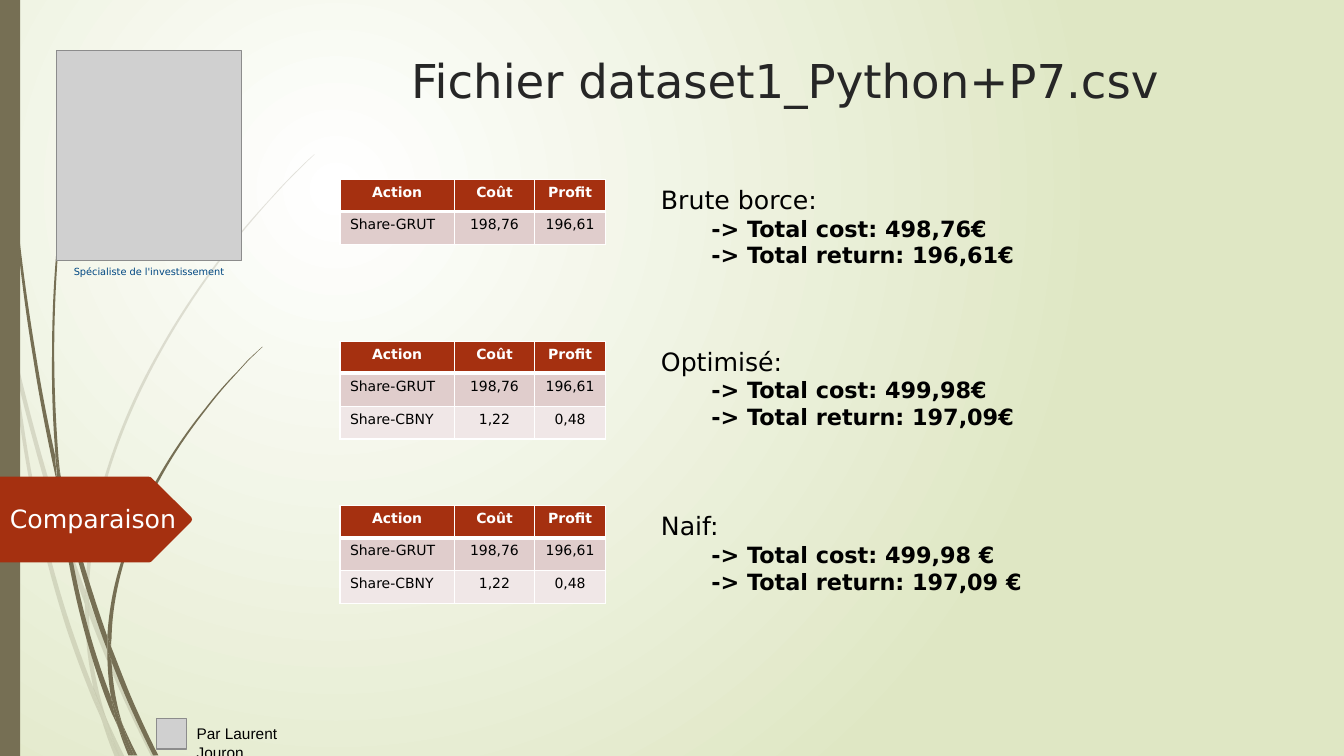
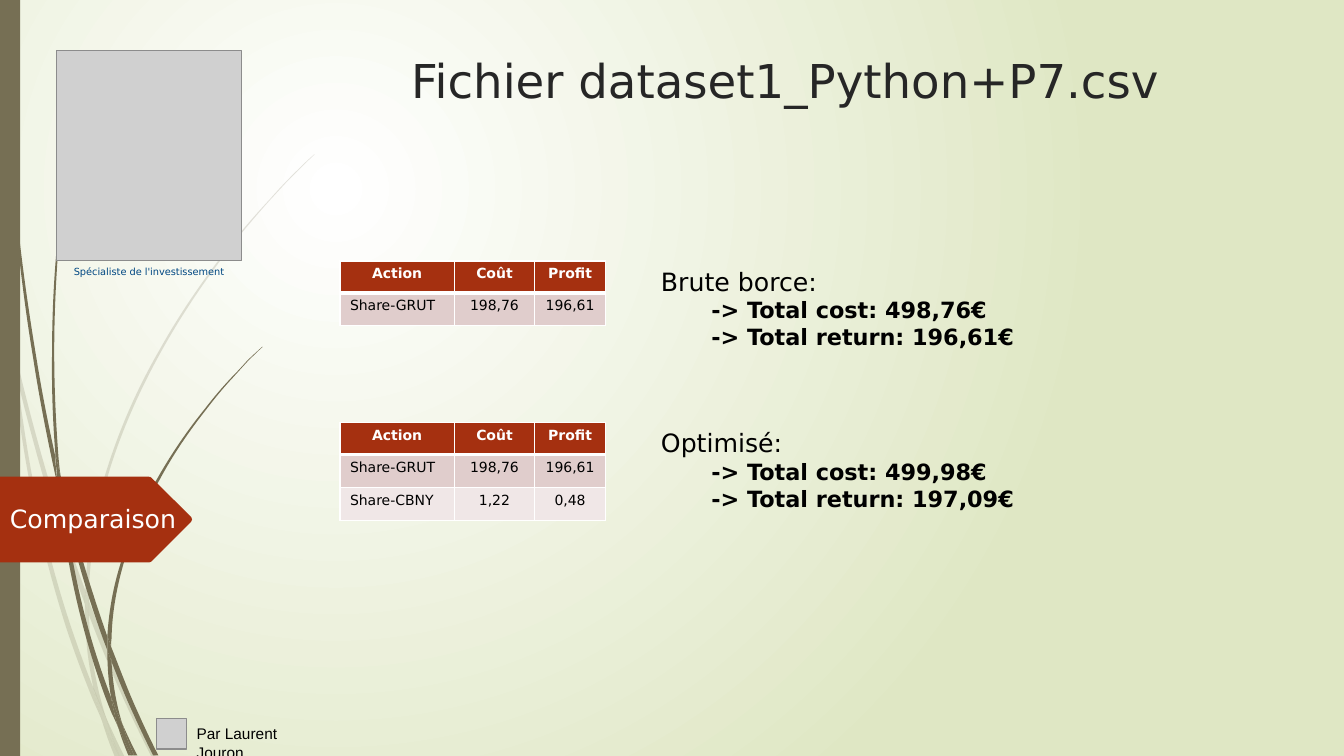
Before and after one commit to LaurentJouron/Python_algo_invest_trade, a slide deck: slide 20 of pptx/algo invest.pptx (slide 18 before the commit). Drawn at 1344x756 pixels with LibreOffice and Linux fonts; fonts in the diff are those of the drawing; grey boxes stand for pictures. Boxes give left, top, right and bottom in pixels: in the first picture for what was removed or moved away, otherwise in the second. Text is boxed around its words. In the diff, an @@ line names an element or a change of style, - is before the commit and + after.

```diff
--- a/pptx/algo invest.pptx
+++ b/pptx/algo invest.pptx
@@ 2 tables, 2 texts: place and size @@
-2 tables, 2 texts at box(340, 179, 1014, 439)
+2 tables, 2 texts at box(340, 261, 1014, 520)
@@ table removed at box(340, 506, 605, 604), 3 rows, 3 columns @@
-Action | Coût | Profit
-Share-GRUT | 198,76 | 196,61
-Share-CBNY | 1,22 | 0,48
@@ text removed at box(661, 516, 998, 593) @@
-Naif:
--> Total cost: 499,98 €
--> Total return: 197,09 €
```
Also in this commit, not shown: 6 other slides changed, 2 slides added, 3 other files.
